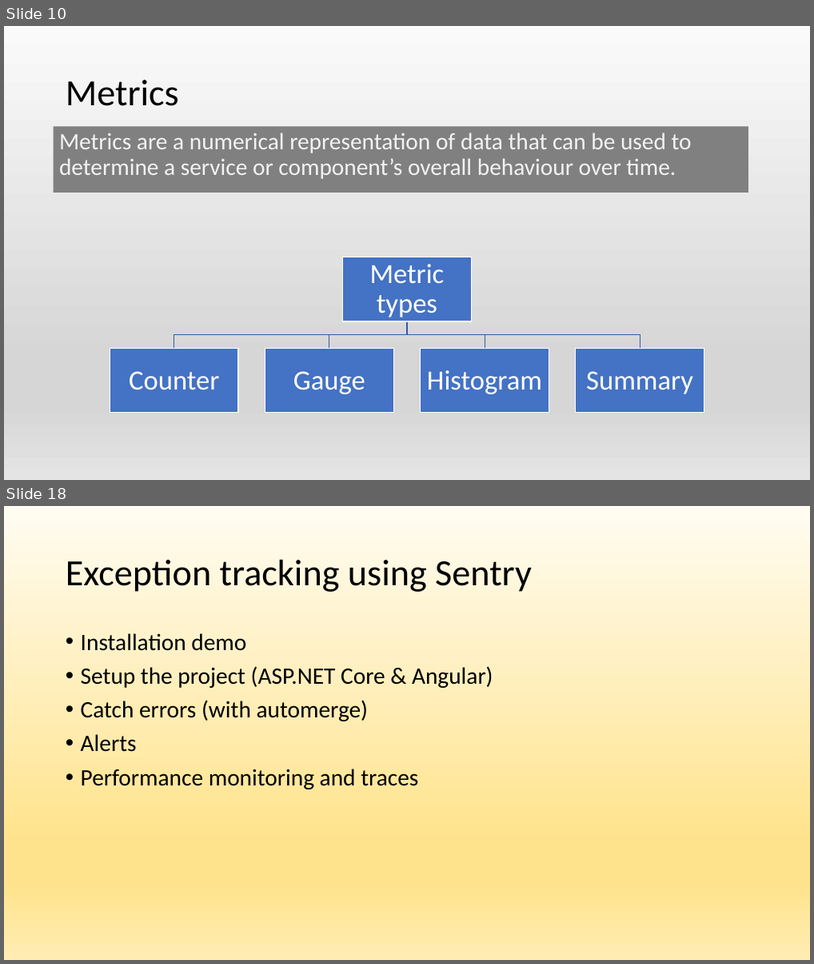
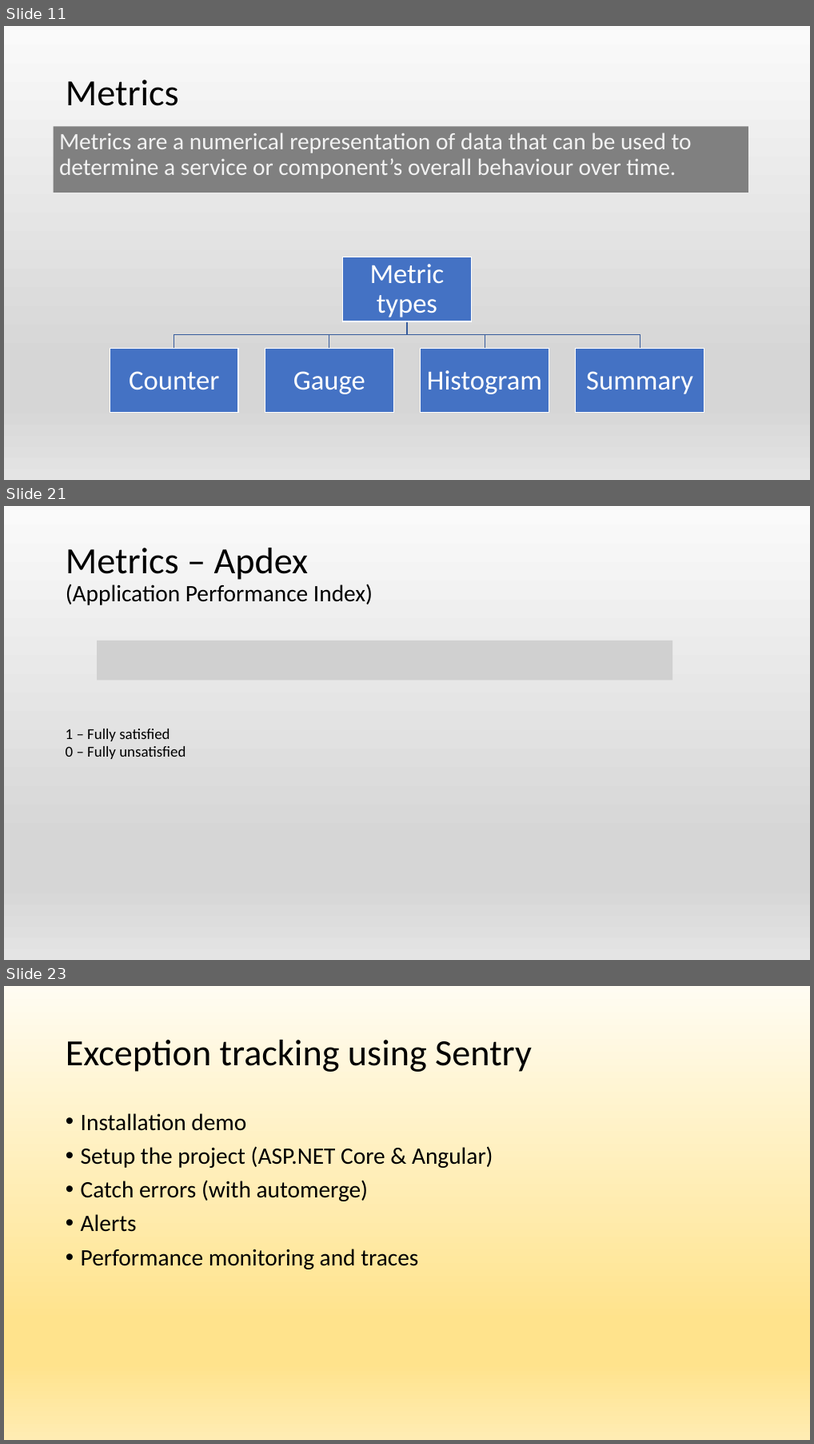
Before and after one commit to Islandskiy/observability, a slide deck: observability.pptx. Shown one above the other, each under a label of ours: slides 10 and 18 before the commit, slides 11, 21 and 23 after it; the slides between them are not shown. The pictures are 814x964 and 814x1444 pixels, drawn with LibreOffice and Linux fonts; fonts in the diff are those of the drawing; grey boxes stand for pictures. Boxes give left, top, right and bottom in pixels: in the first picture for what was removed or moved away, otherwise in the second. Text is boxed around its words. In the diff, an @@ line names an element or a change of style, - is before the commit and + after.

```diff
--- a/observability.pptx
+++ b/observability.pptx
@@ slide 21 added at (4,506,810,960), background gradient #FAFAFA to #D7D7D7 to #E4E4E4 @@
@@ title added at (66,548,373,605), 28 pt, text #000000 @@
+Metrics – Apdex
+(Application Performance Index)
@@ picture added at (97,640,674,680) @@
@@ text added at (66,728,186,759), 18 pt, text #000000 @@
+1 – Fully satisfied
+0 – Fully unsatisfied
@@ what was slide 10 is now slide 11 @@
@@ what was slide 18 is now slide 23 @@
```
Also in this commit, not shown: 8 slides changed, 5 other slides added, 2 slides removed, 12 other files.
